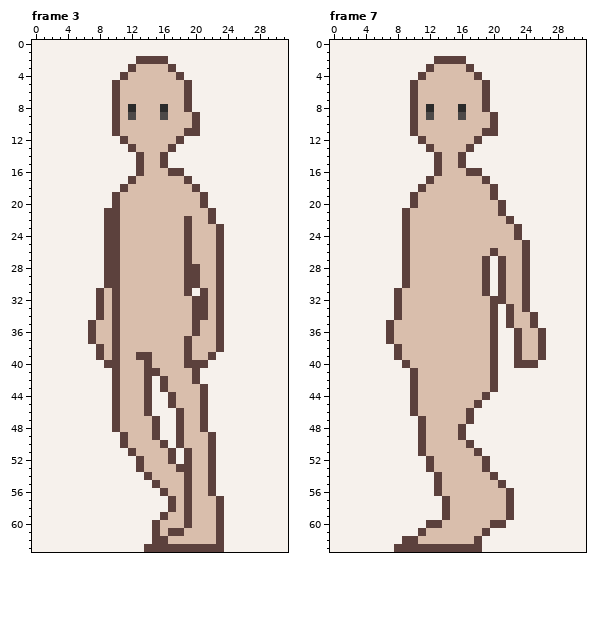
Pixel-art file -- assets/art/characters/asprite/character-walkcycle.aseprite. That is the earlier state.
32x64 pixels, 8 frames. Shown: frame 3, frame 7. The commit also changed other frames, which this record leaves out.
After:
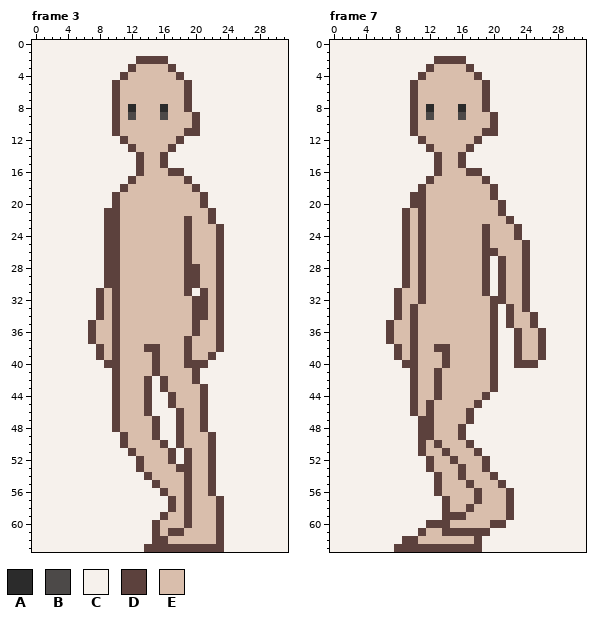
Palette (. is transparent): A #2b2b2b  B #4c4948  C #f6f1ec  D #5c413d  E #d9beac
Commit message: updated walk cycle
The exact change:
Changed rows in their new state; - is an unchanged pixel.
Frame 3, layer "skin-outline":
first column x 13:
38 -DD
39 EED
40 -ED
41 -E-
Frame 7, layer "skin-outline":
first column x 10:
19 -D--------
20 -D--------
21 -D--------
22 -D--------
23 -D-------D
24 -D-------D
25 -D-------D
26 -D-------D
27 -D--------
28 -D--------
29 -D--------
30 -D--------
31 -D--------
32 -D--------
33 D---------
34 D---------
35 D---------
36 D---------
37 D---------
38 D--DD-----
39 D---D-----
40 D---D-----
41 ---D------
42 ---D------
43 ---D------
44 ---D------
45 --D-------
46 --D-------
47 --D-------
48 --D-------
49 --D-------
50 ---D------
51 ----D-----
52 -----D----
53 ------D---
54 ------D---
55 -------D--
56 --------D-
57 --------D-
58 -------D--
59 -----DD---
60 ----D-----
61 ----DDDDD-
